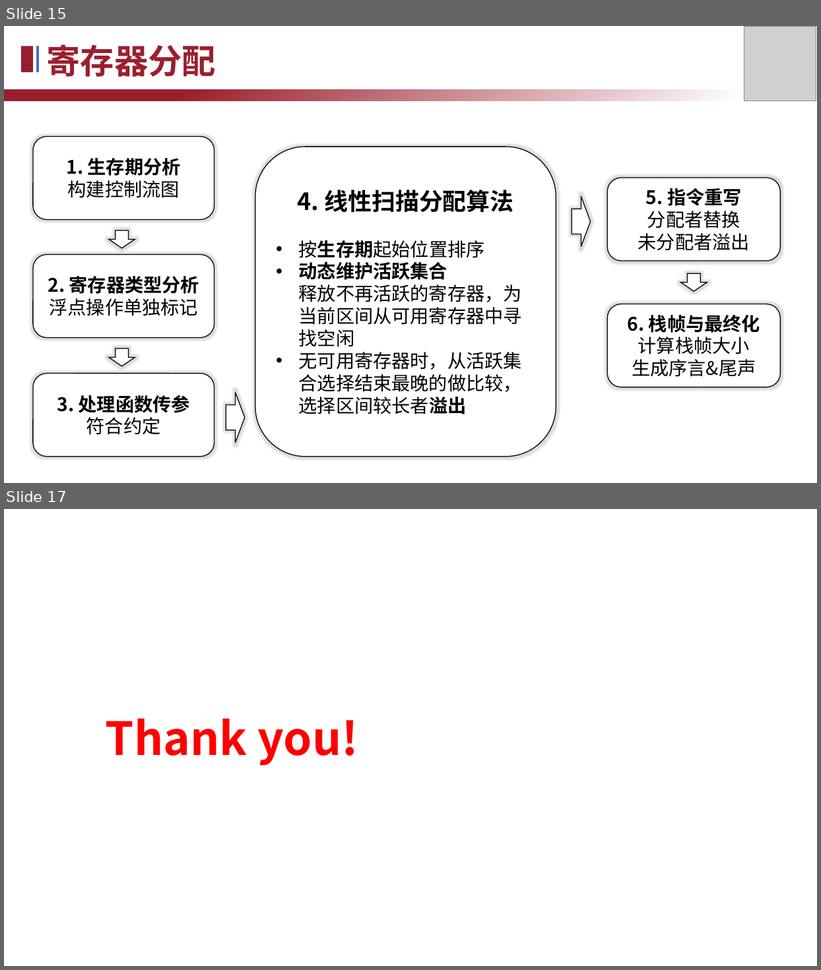
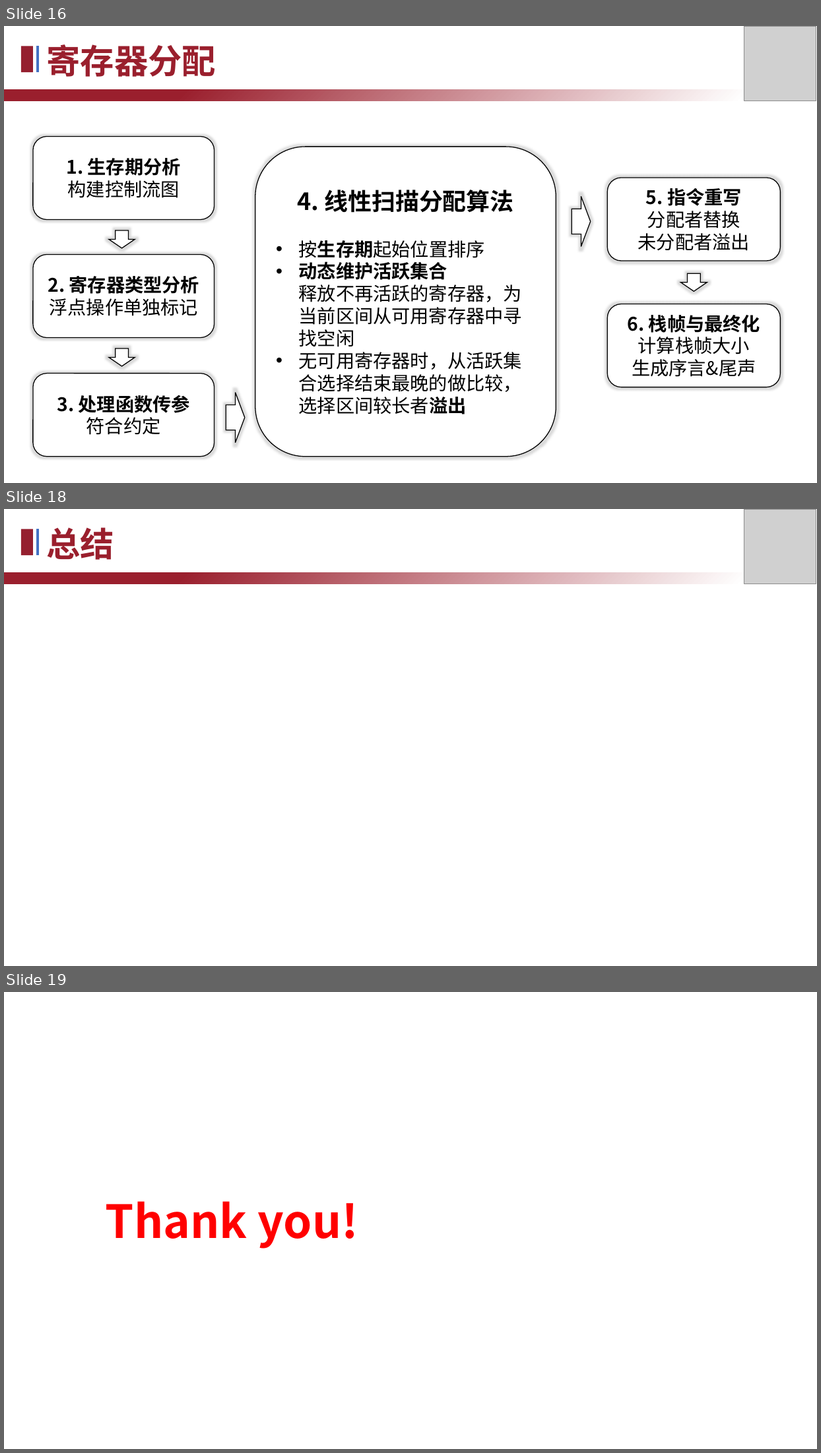
Before and after one commit to TheSkyFuker54188/Compiler-2025, a slide deck: doc/2025编译系统设计赛答辩.pptx. Shown one above the other, each under a label of ours: slides 15 and 17 before the commit, slides 16, 18 and 19 after it; the slides between them are not shown. The pictures are 821x970 and 821x1453 pixels, drawn with LibreOffice and Linux fonts; fonts in the diff are those of the drawing; grey boxes stand for pictures; background and template pictures are left out. Boxes give left, top, right and bottom in pixels: in the first picture for what was removed or moved away, otherwise in the second. Text is boxed around its words. In the diff, an @@ line names an element or a change of style, - is before the commit and + after.

```diff
--- a/doc/2025编译系统设计赛答辩.pptx
+++ b/doc/2025编译系统设计赛答辩.pptx
@@ slide 18 added at [4, 509, 817, 966], background #FFFFFF @@
@@ text added at [47, 527, 115, 560], 40 pt, text #9A1F2D, bold @@
+总结
@@ picture added at [745, 509, 816, 584] @@
@@ rectangle added at [21, 529, 32, 555], fill #951F2F @@
@@ line added from (38, 529) to (38, 555), #4472C4 3 pt @@
@@ rectangle added at [4, 572, 816, 584], fill gradient #FFFFFF to #9A1F2D @@
@@ what was slide 15 is now slide 16 @@
@@ what was slide 17 is now slide 19 @@
```
Also in this commit, not shown: 5 slides changed, 3 other slides added, 2 slides removed.
